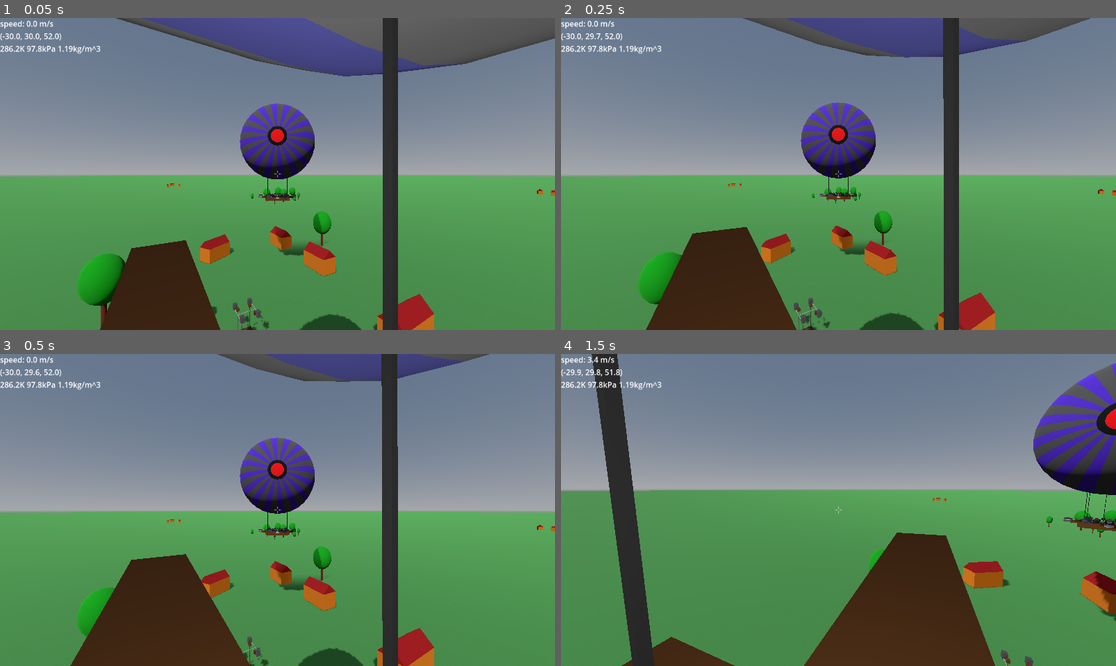
Above: before the commit, frames 1-4 (two rows, left to right).
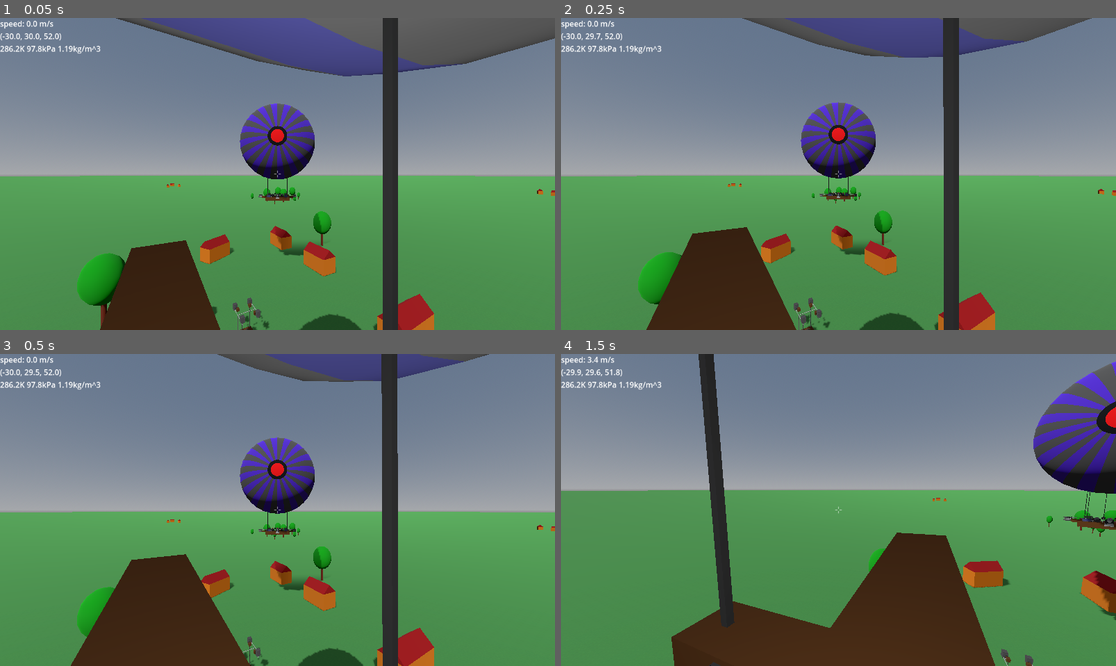
Above: after the commit, the same moments.

Repository: jmdejong/airships
Game: Godot game, scene res://scenes/world.tscn
Same seed, same stepped clock (60 frames per second), same inputs: the game is played once before the commit and once after it.
Inputs (mouse positions are in pixels of both pictures, inside the frame that each line leads up to):
- Up to frame 1 (0.05 s): no input
- Up to frame 2 (0.25 s): no input
- Up to frame 3 (0.5 s): no input
- Up to frame 4 (1.5 s): move the mouse to (960, 494) at 0.52 s; hold D (right) 0.53-1.28 s; click (960, 494) at 0.6 s; move the mouse to (810, 510) at 1.27 s; hold W (forwards) from 1.28 s (still down); tap Mouse wheel down (rotate_left) at 1.35 s

The runs differ from the first frame. In frame 1, less than 0.1% of the frame differs, in the area x 21-95%, y 0-97%; in frame 2, 0.1%; in frame 3, 0.1%; in frame 4, 11%, in the area x 5-100%, y 0-100%.

Commit message:
bigger scout

Diff:
--- a/code/airship.gd
+++ b/code/airship.gd
@@ -96,7 +96,7 @@
 			c.transform = gtf
 			parents[parent] = true
 	for parent: CompositeComponent in parents.keys():
-		parent.recalculate()
+		parent.recalculate_all()
 	if !unconnected.is_empty():
 		var new_ship: Airship = preload("res://scenes/airship.tscn").instantiate()
 		ndetached += 1
@@ -109,7 +109,7 @@
 			c.transform = new_ship.transform.inverse() * c.transform
 			new_components.add_child(c)
 		get_parent().add_child(new_ship)
-		new_components.recalculate()
+		new_components.recalculate_all()
 
 func build_component(pos: Vector3, component: ComponentBlueprint, build_transform: Transform3D) -> void:
 	var comp_node: Component = component.create()
--- a/scenes/ships/scout.tscn
+++ b/scenes/ships/scout.tscn
@@ -79,16 +79,16 @@
 volume = 0.5
 
 [node name="WoodPanel7" parent="Components/Basket" index="2" instance=ExtResource("8_pvp6t")]
-transform = Transform3D(1, 0, 0, 0, 1, 0, 0, 0, 1, -1, 0, -1)
-size = Vector3(0.5, 0.5, 2)
-mass_ = 50.0
-volume = 0.5
+transform = Transform3D(1, 0, 0, 0, 1, 0, 0, 0, 1, -1.5, 0, -1)
+size = Vector3(1, 0.5, 2)
+mass_ = 100.0
+volume = 1.0
 
 [node name="WoodPanel8" parent="Components/Basket" index="3" instance=ExtResource("8_pvp6t")]
 transform = Transform3D(1, 0, 0, 0, 1, 0, 0, 0, 1, -2.5, 0, -0.5)
-size = Vector3(1.5, 0.5, 1)
-mass_ = 75.0
-volume = 0.75
+size = Vector3(1, 0.5, 1)
+mass_ = 50.0
+volume = 0.5
 
 [node name="WoodPanel6" parent="Components/Basket" index="4" instance=ExtResource("8_pvp6t")]
 transform = Transform3D(1, 0, 0, 0, 1, 0, 0, 0, 1, -0.5, 0, 0.5)
@@ -97,13 +97,13 @@
 volume = 0.5
 
 [node name="WoodPanel" parent="Components/Basket" index="5" instance=ExtResource("8_pvp6t")]
-transform = Transform3D(1, 0, 0, 0, 1, 0, 0, 0, 1, -1.5, 0.5, -1)
+transform = Transform3D(1, 0, 0, 0, 1, 0, 0, 0, 1, -1.5, 0.5, -1.5)
 size = Vector3(1, 0.5, 0.5)
 mass_ = 25.0
 volume = 0.25
 
 [node name="WoodPanel2" parent="Components/Basket" index="6" instance=ExtResource("8_pvp6t")]
-transform = Transform3D(1, 0, 0, 0, 1, 0, 0, 0, 1, -1.5, 0.5, 0.5)
+transform = Transform3D(1, 0, 0, 0, 1, 0, 0, 0, 1, -1.5, 0.5, 1)
 size = Vector3(1, 0.5, 0.5)
 mass_ = 25.0
 volume = 0.25
@@ -123,10 +123,10 @@
 [node name="Rigging" parent="Components" index="2" instance=ExtResource("3_qcob2")]
 
 [node name="Cable4m" parent="Components/Rigging" index="0" instance=ExtResource("8_2ad0o")]
-transform = Transform3D(1, 0, 0, 0, 1, 0, 0, 0, 1, -1.5, 1, -1)
+transform = Transform3D(1, 0, 0, 0, 1, 0, 0, 0, 1, -1.5, 1, -1.5)
 
 [node name="Cable4m2" parent="Components/Rigging" index="1" instance=ExtResource("8_2ad0o")]
-transform = Transform3D(1, 0, 0, 0, 1, 0, 0, 0, 1, -1.5, 1, 0.5)
+transform = Transform3D(1, 0, 0, 0, 1, 0, 0, 0, 1, -1.5, 1, 1)
 
 [node name="Cable4m3" parent="Components/Rigging" index="2" instance=ExtResource("8_2ad0o")]
 transform = Transform3D(1, 0, 0, 0, 1, 0, 0, 0, 1, 1, 0.5, 0.5)
@@ -142,24 +142,30 @@
 [node name="WireConnect" parent="Components/Wiring" index="0" instance=ExtResource("12_b1l47")]
 transform = Transform3D(1, 0, 0, 0, 1, 0, 0, 0, 1, -1.5, 0.5, 0)
 
-[node name="WireConnect2" parent="Components/Wiring" index="1" instance=ExtResource("12_b1l47")]
-transform = Transform3D(1, 0, 0, 0, 1, 0, 0, 0, 1, -1, 0.5, 0)
+[node name="WireConnect6" parent="Components/Wiring" index="1" instance=ExtResource("12_b1l47")]
+transform = Transform3D(1, 0, 0, 0, 1, 0, 0, 0, 1, -1.5, 0.5, 0.5)
 
-[node name="WireConnect3" parent="Components/Wiring" index="2" instance=ExtResource("12_b1l47")]
-transform = Transform3D(1, 0, 0, 0, 1, 0, 0, 0, 1, -1, 0.5, -0.5)
+[node name="WireConnect2" parent="Components/Wiring" index="2" instance=ExtResource("12_b1l47")]
+transform = Transform3D(1, 0, 0, 0, 1, 0, 0, 0, 1, -1, 0.5, 0.5)
 
-[node name="WireConnect4" parent="Components/Wiring" index="3" instance=ExtResource("12_b1l47")]
+[node name="WireConnect3" parent="Components/Wiring" index="3" instance=ExtResource("12_b1l47")]
+transform = Transform3D(1, 0, 0, 0, 1, 0, 0, 0, 1, -1, 0.5, -1)
+
+[node name="WireConnect4" parent="Components/Wiring" index="4" instance=ExtResource("12_b1l47")]
 transform = Transform3D(1, 0, 0, 0, 1, 0, 0, 0, 1, -1.5, 0.5, -0.5)
 
-[node name="DialRot" parent="Components/Wiring" index="4" instance=ExtResource("13_5538s")]
-transform = Transform3D(-4.371139e-08, 0, 1, 0, 1, 0, -1, 0, -4.371139e-08, -1, 1, 0.5)
+[node name="WireConnect5" parent="Components/Wiring" index="5" instance=ExtResource("12_b1l47")]
+transform = Transform3D(1, 0, 0, 0, 1, 0, 0, 0, 1, -1.5, 0.5, -1)
+
+[node name="DialRot" parent="Components/Wiring" index="6" instance=ExtResource("13_5538s")]
+transform = Transform3D(-4.371139e-08, 0, 1, 0, 1, 0, -1, 0, -4.371139e-08, -1, 1, 1)
 scale_degree = -1.0
 signal_channel = 1
 
-[node name="SliderEng" parent="Components/Wiring" index="5" instance=ExtResource("7_ium6c")]
-transform = Transform3D(-4.371139e-08, 0, 1, 0, 1, 0, -1, 0, -4.371139e-08, -1, 1, 0)
+[node name="SliderEng" parent="Components/Wiring" index="7" instance=ExtResource("7_ium6c")]
+transform = Transform3D(-4.371139e-08, 0, 1, 0, 1, 0, -1, 0, -4.371139e-08, -1, 1, -0.5)
 signal_channel = 2
 
-[node name="Chair" parent="Components/Wiring" index="6" instance=ExtResource("9_qcob2")]
+[node name="Chair" parent="Components/Wiring" index="8" instance=ExtResource("9_qcob2")]
 transform = Transform3D(-4.371139e-08, 0, -1, 0, 1, 0, 1, 0, -4.371139e-08, -1, 0.5, -0.5)
 bindings = Array[ExtResource("14_tw0le")]([SubResource("Resource_p56v3"), SubResource("Resource_pvp6t"), SubResource("Resource_tw0le"), SubResource("Resource_dvls8")])
